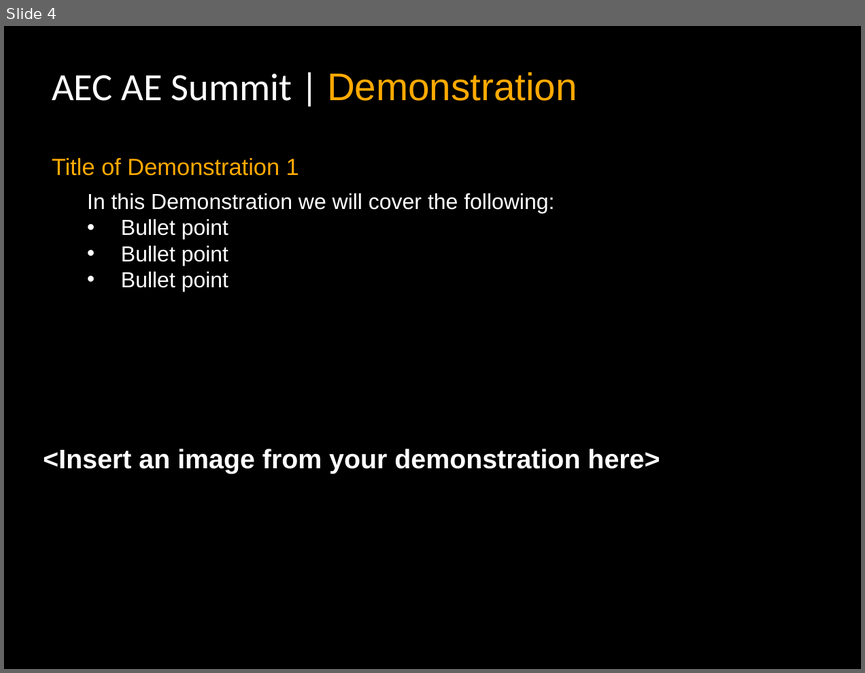
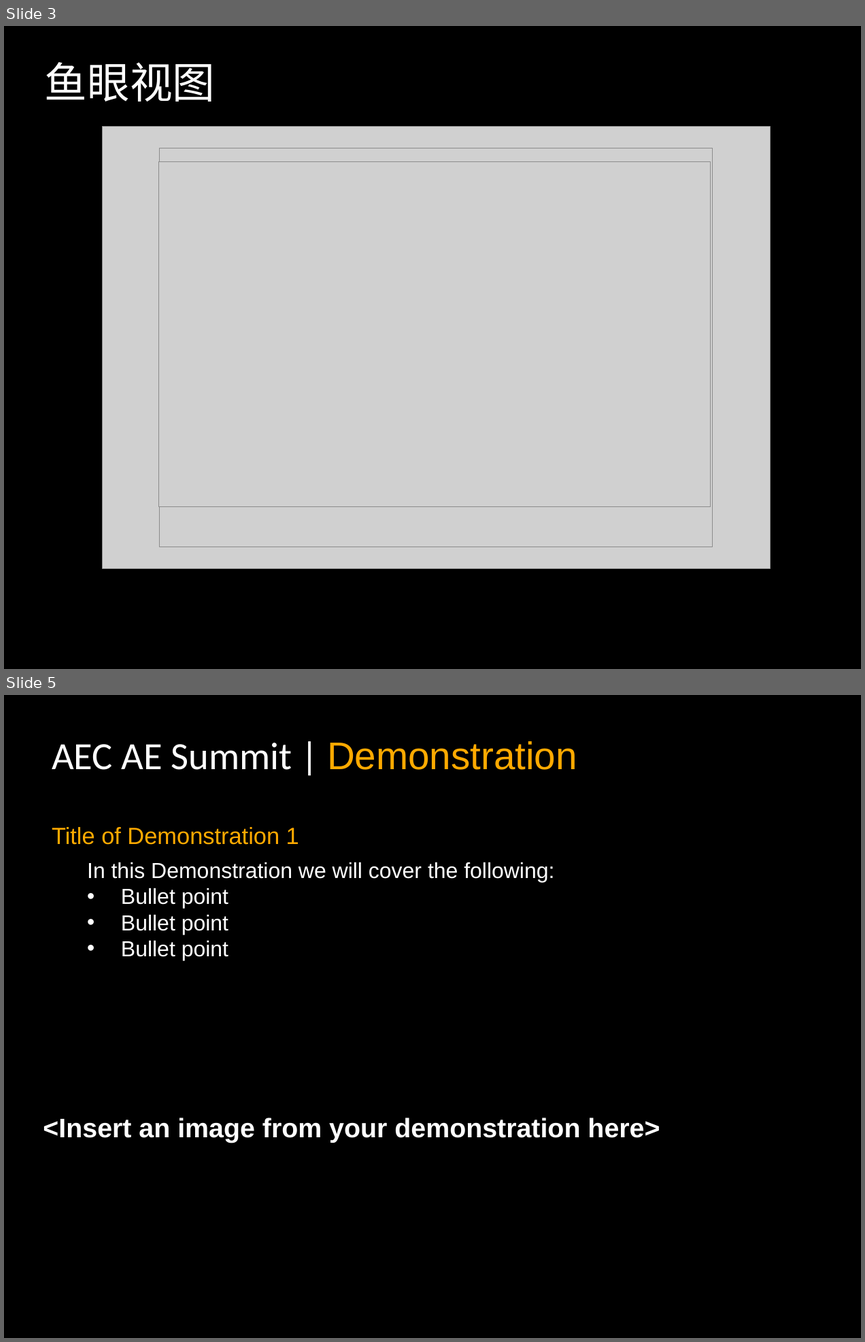
Before and after one commit to mintberry/stackrecaller, a slide deck: docs/finalppt_f.pptx. Shown one above the other, each under a label of ours: slide 4 before the commit, slides 3 and 5 after it; the slides between them are not shown. The pictures are 865x673 and 865x1342 pixels, drawn with LibreOffice and Linux fonts; fonts in the diff are those of the drawing; grey boxes stand for pictures; background and template pictures are left out. Boxes give left, top, right and bottom in pixels: in the first picture for what was removed or moved away, otherwise in the second. Text is boxed around its words. In the diff, an @@ line names an element or a change of style, - is before the commit and + after.

```diff
--- a/docs/finalppt_f.pptx
+++ b/docs/finalppt_f.pptx
@@ slide 3 added at bbox=[4, 26, 861, 669], background picture (left out) @@
@@ text added at bbox=[45, 62, 215, 101], 51 pt, text #FFFFFF @@
+鱼眼视图
@@ picture added at bbox=[102, 127, 769, 568] @@
@@ picture added at bbox=[159, 148, 712, 547] @@
@@ picture added at bbox=[159, 161, 711, 507] @@
@@ what was slide 4 is now slide 5 @@
```
Also in this commit, not shown: 1 slide changed, 2 other slides added, 2 slides removed, 4 other files.
